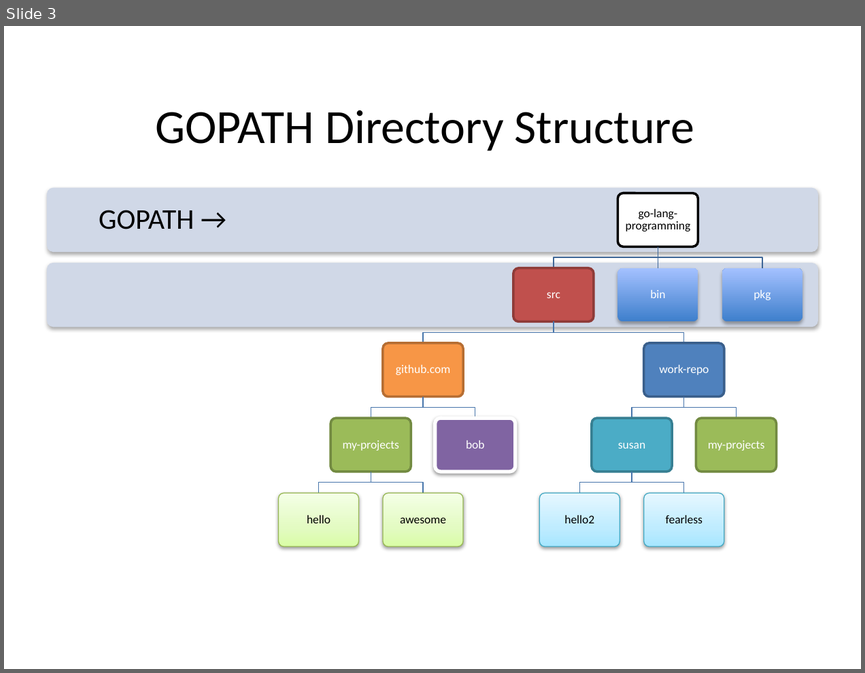
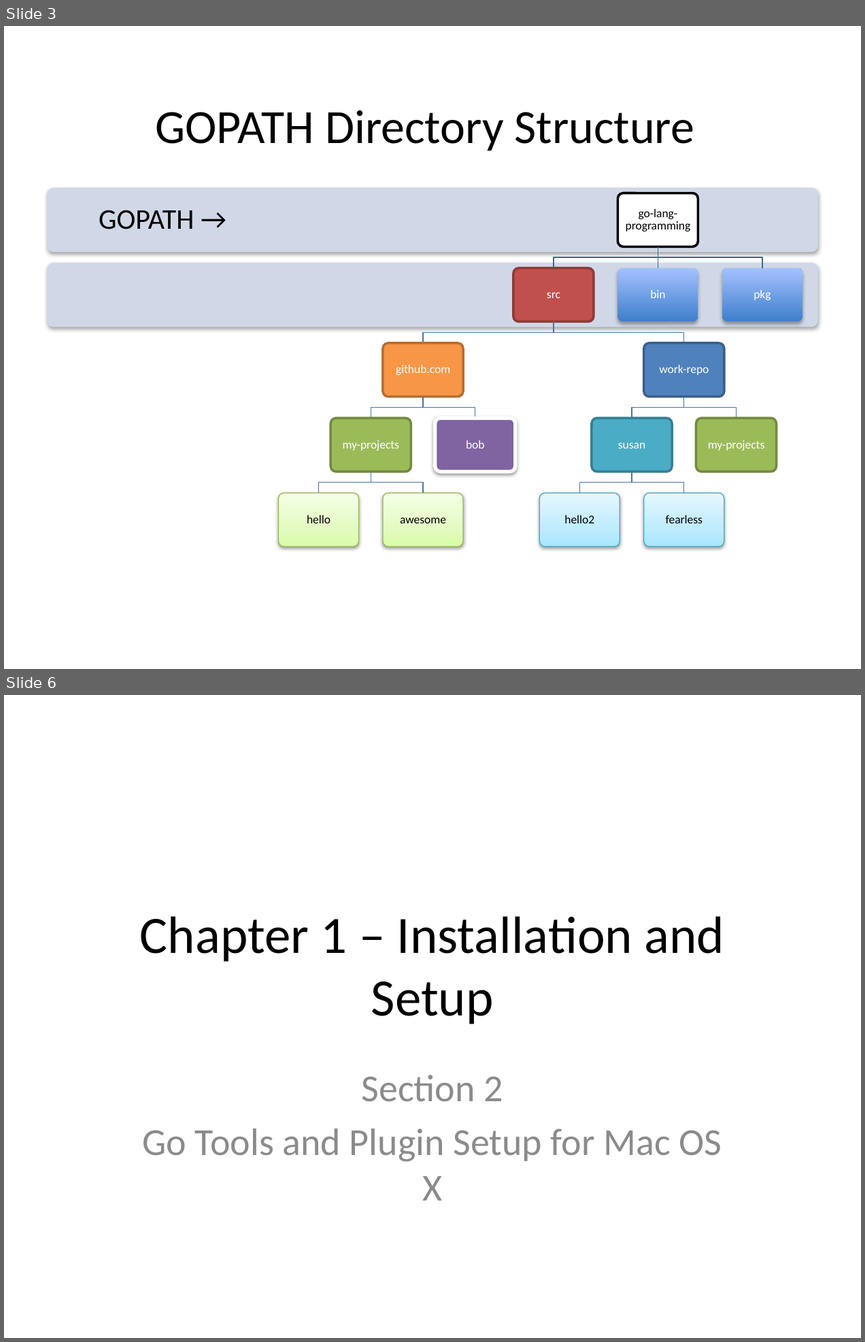
Before and after one commit to xiliax/go-lang-programming, a slide deck: doc/Go-Lang-Programming.pptx. Shown one above the other, each under a label of ours: slide 3 before the commit, slides 3 and 6 after it; the slides between them are not shown. The pictures are 865x673 and 865x1342 pixels, drawn with LibreOffice and Linux fonts; fonts in the diff are those of the drawing. Boxes give left, top, right and bottom in pixels: in the first picture for what was removed or moved away, otherwise in the second. Text is boxed around its words. In the diff, an @@ line names an element or a change of style, - is before the commit and + after.

```diff
--- a/doc/Go-Lang-Programming.pptx
+++ b/doc/Go-Lang-Programming.pptx
@@ slide 6 added at (4,695,861,1338), background #FFFFFF @@
@@ title added at (140,916,724,1024), 44 pt, text #000000 @@
+Chapter 1 – Installation and Setup
@@ subtitle added at (142,1074,721,1200), 32 pt, text #8C8C8C @@
+Section 2
+Go Tools and Plugin Setup for Mac OS X
```
Also in this commit, not shown: 1 slide changed, 17 other slides added, 24 other files.
